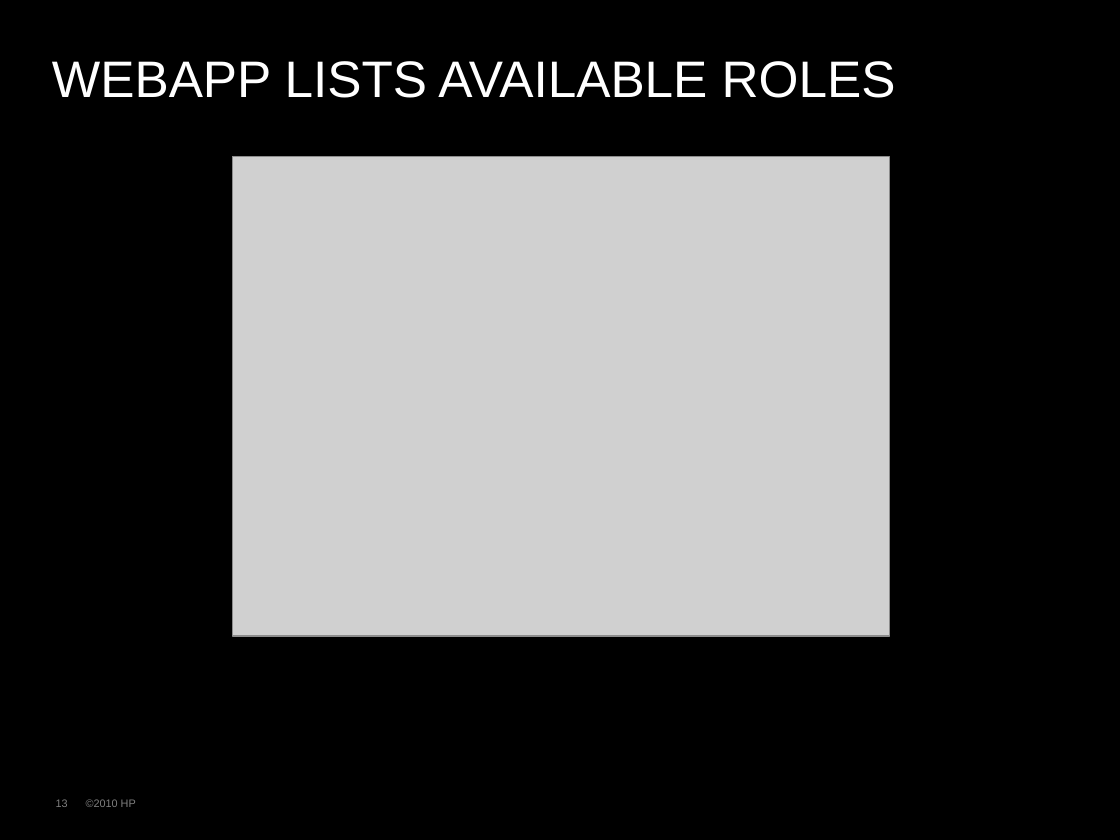
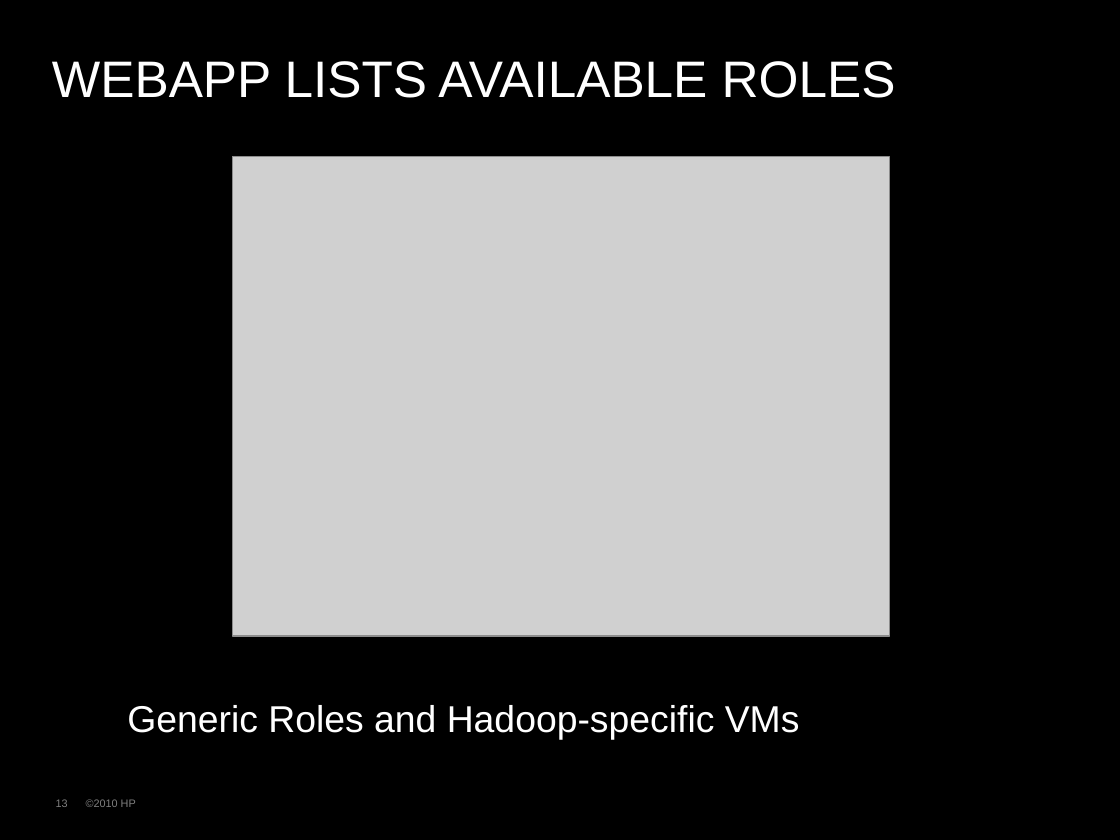
Before and after one commit to rhusar/smartfrog, a slide deck: slide 13 of core/components/cloudfarmer/doc/farming_hadoop_in_the_cloud.ppt. Drawn at 1120x840 pixels with LibreOffice and Linux fonts; fonts in the diff are those of the drawing; grey boxes stand for pictures; background and template pictures are left out. Boxes give left, top, right and bottom in pixels: in the first picture for what was removed or moved away, otherwise in the second. Text is boxed around its words. In the diff, an @@ line names an element or a change of style, - is before the commit and + after.

```diff
--- a/core/components/cloudfarmer/doc/farming_hadoop_in_the_cloud.ppt
+++ b/core/components/cloudfarmer/doc/farming_hadoop_in_the_cloud.ppt
@@ text added at box(127, 705, 800, 739), 24 pt, text #FFFFFF @@
+Generic Roles and Hadoop-specific VMs
```
Also in this commit, not shown: 4 other slides changed, 2 slides added, 1 slide removed.
